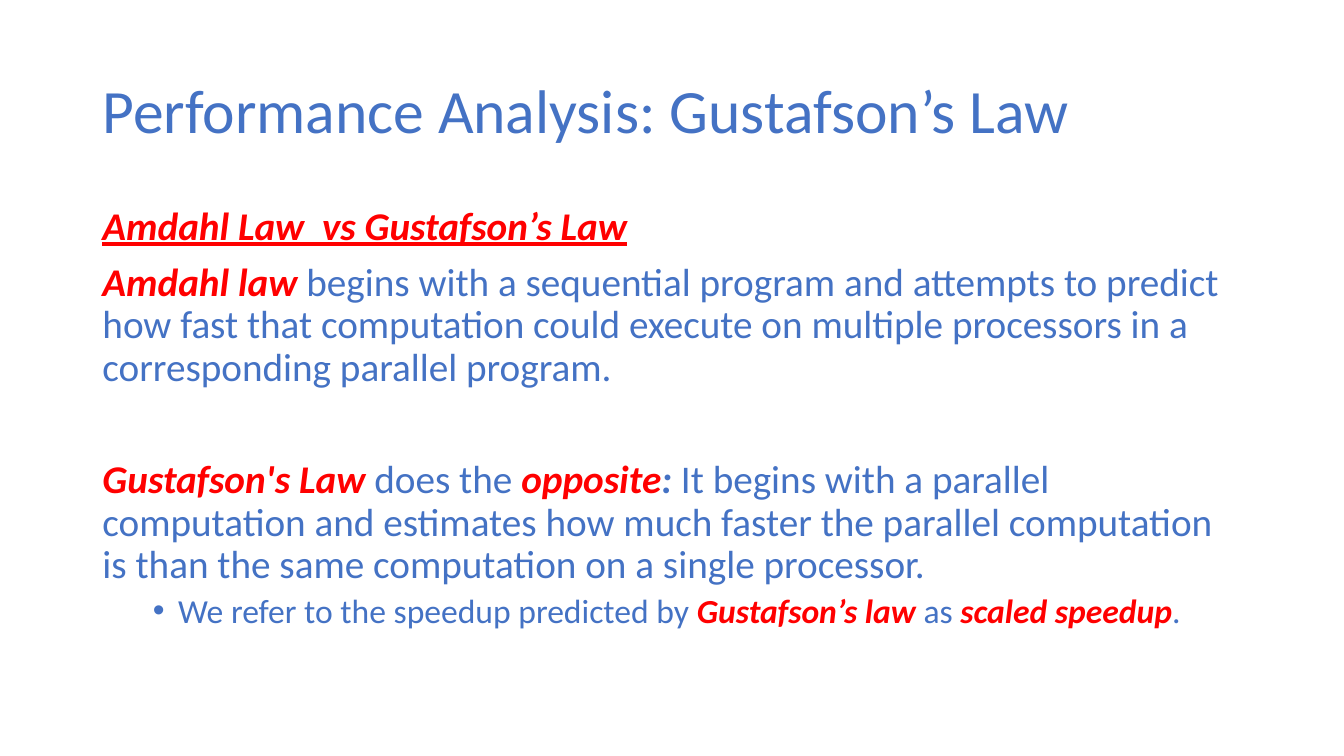
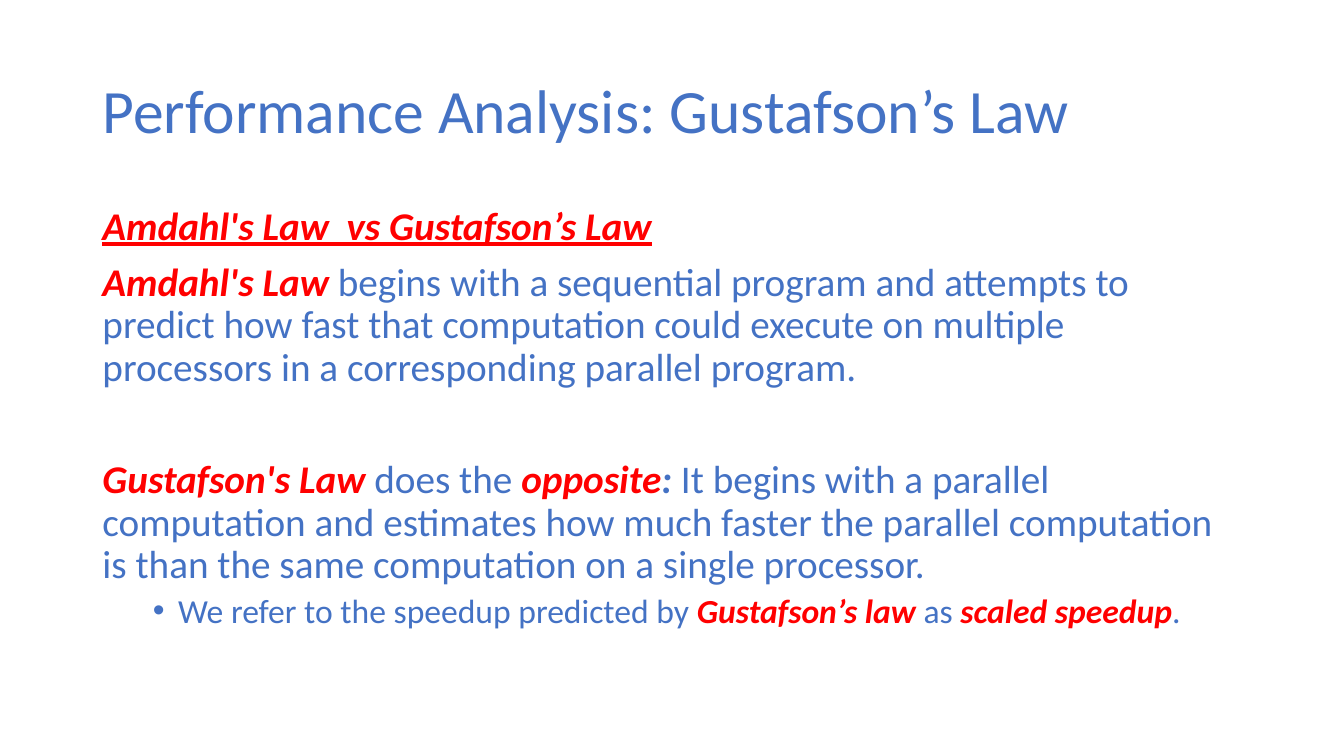
Before and after one commit to ekkapotc/PC, a slide deck: slide 25 of Slides/Lecture 1.pptx. Drawn at 1344x756 pixels with LibreOffice and Linux fonts; fonts in the diff are those of the drawing. Boxes give left, top, right and bottom in pixels: in the first picture for what was removed or moved away, otherwise in the second. Text is boxed around its words. In the diff, an @@ line names an element or a change of style, - is before the commit and + after.

```diff
--- a/Slides/Lecture 1.pptx
+++ b/Slides/Lecture 1.pptx
@@ text at (102,212,1129,388): text changed @@
-Amdahl Law vs Gustafson’s Law
-Amdahl law begins with a sequential program and attempts to predict how fast that computation could execute on multiple processors in a corresponding parallel program.
+Amdahl's Law vs Gustafson’s Law
+Amdahl's Law begins with a sequential program and attempts to predict how fast that computation could execute on multiple processors in a corresponding parallel program.
```
Also in this commit, not shown: 12 other slides changed, 1 other file.
